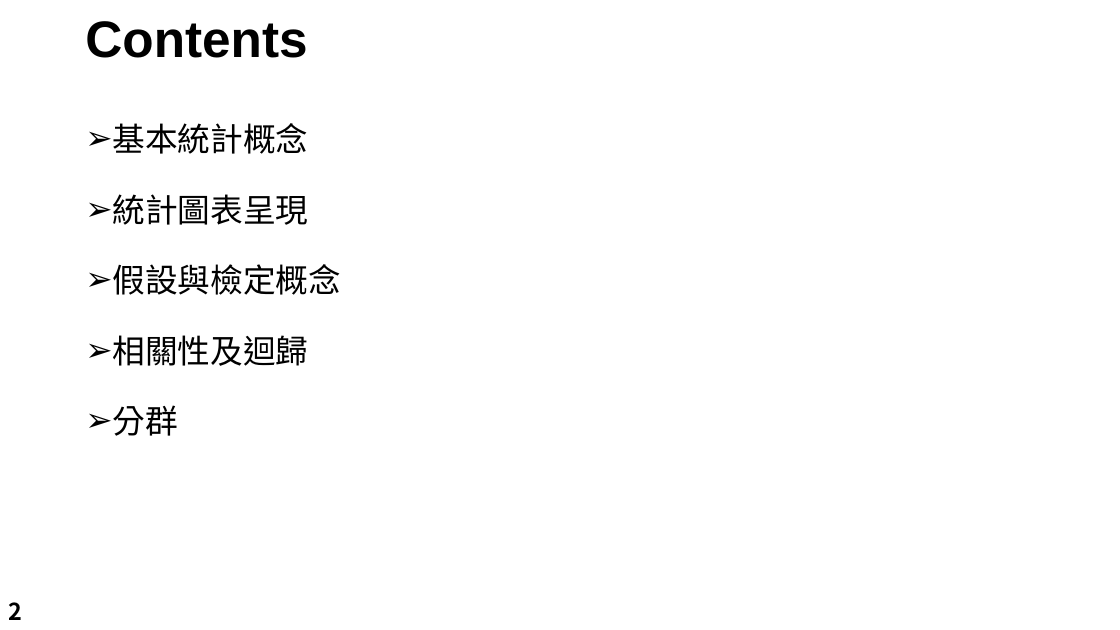
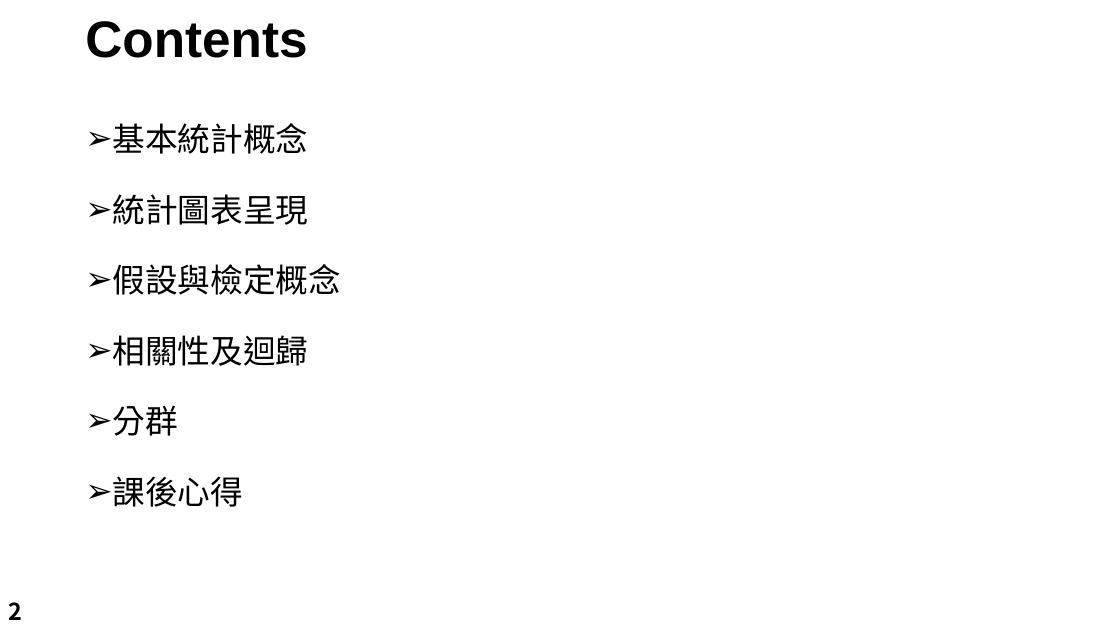
Before and after one commit to LeBronWilly/Basic_R_Language, a slide deck: slide 2 of R_Presentation.pptx. Drawn at 1120x630 pixels with LibreOffice and Linux fonts; fonts in the diff are those of the drawing; background and template pictures are left out. Boxes give left, top, right and bottom in pixels: in the first picture for what was removed or moved away, otherwise in the second. Text is boxed around its words. In the diff, an @@ line names an element or a change of style, - is before the commit and + after.

```diff
--- a/R_Presentation.pptx
+++ b/R_Presentation.pptx
@@ text at (113,476,244,507): paragraph added @@
+➢ 課後心得
```
Also in this commit, not shown: 1 other slide changed, 2 slides added, 3 slides removed, 1 other file.
